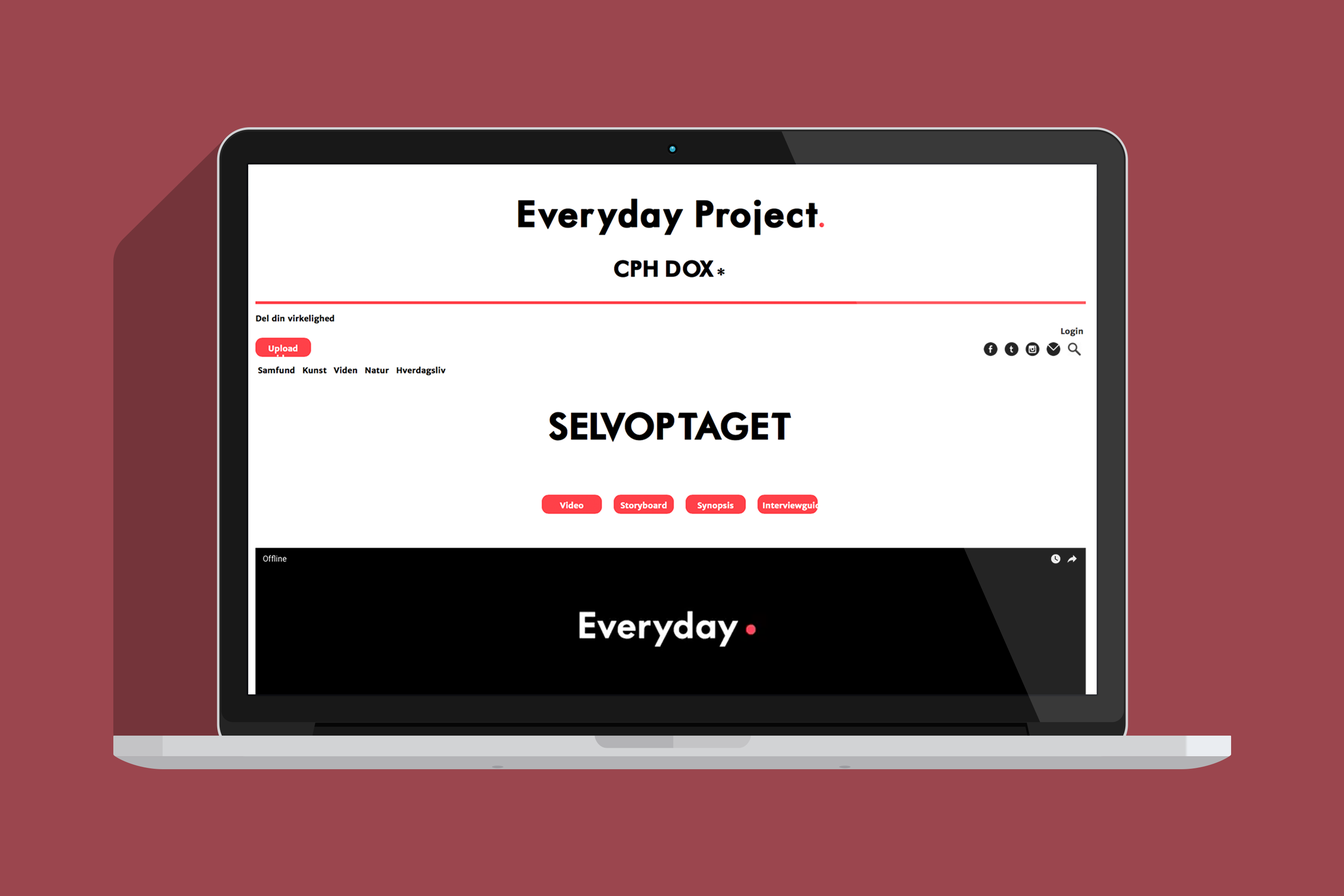
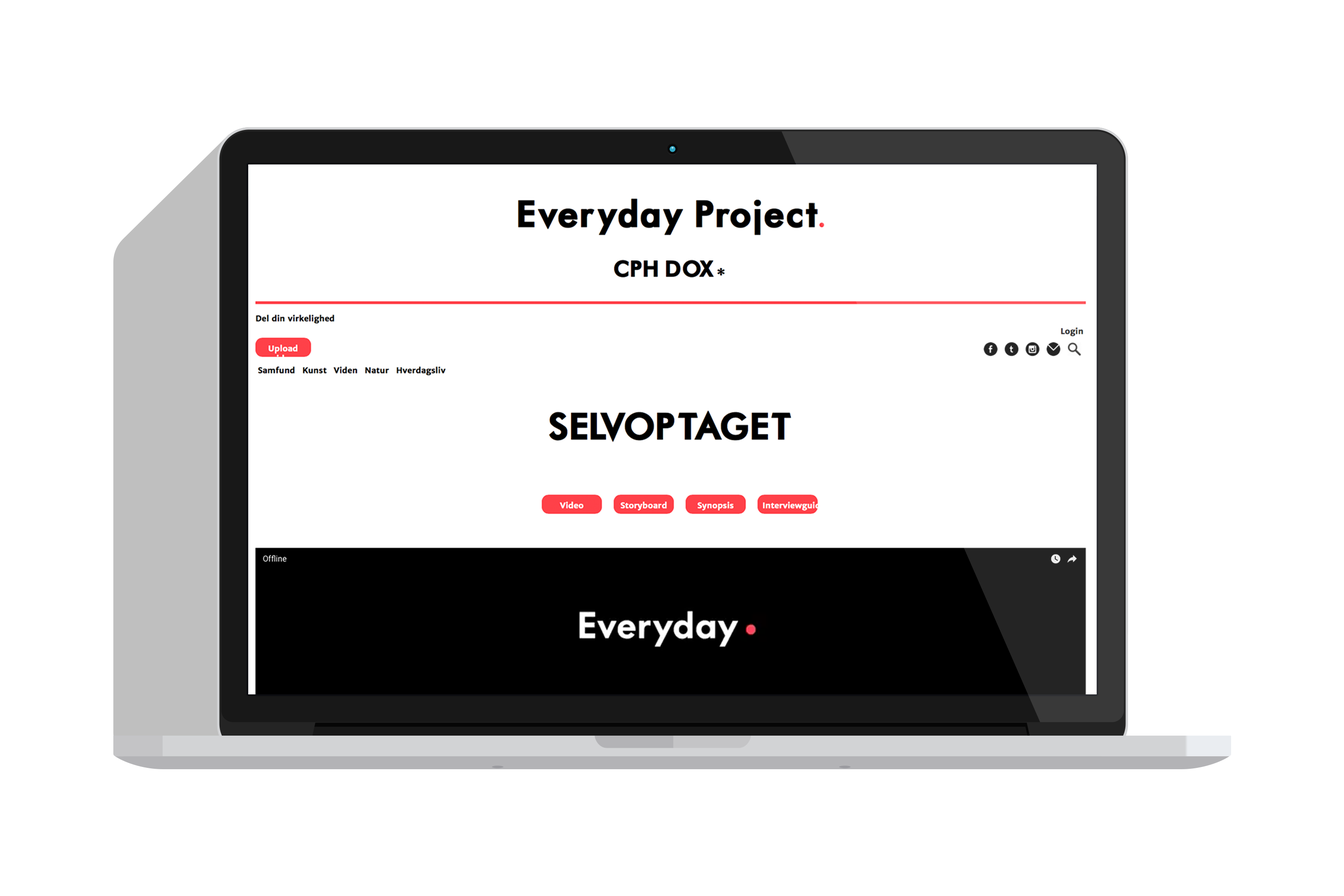
Before/after of a (1344, 896) layered artwork. What changed in the layer stack:
painted on "Shape" (9th of 9, in "Flat MacBook" › "screen" › "screen elements") over [left=234, top=128, right=241, bottom=132]
removed layer "bg color" from group "bg" over [left=0, top=0, right=1344, bottom=896]
